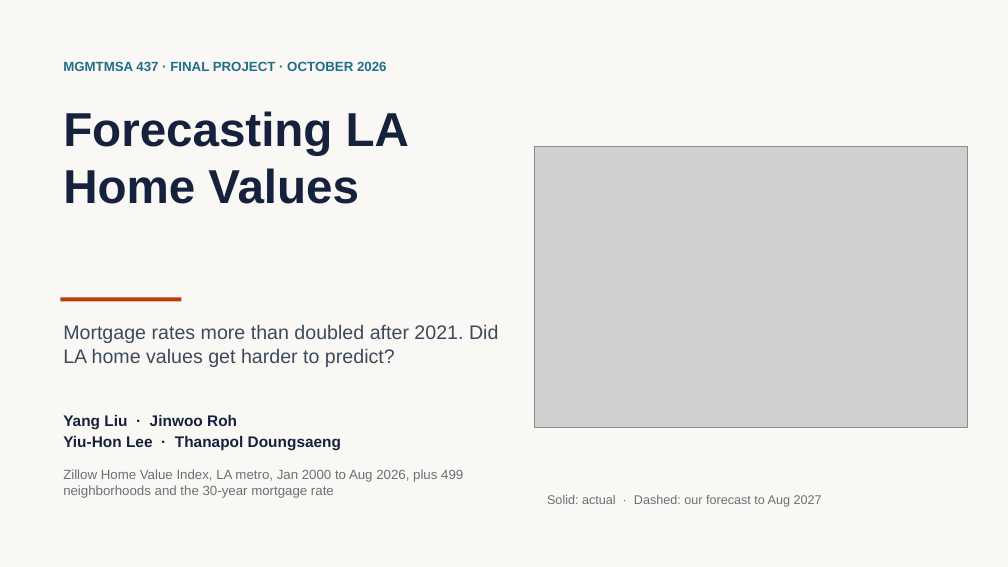
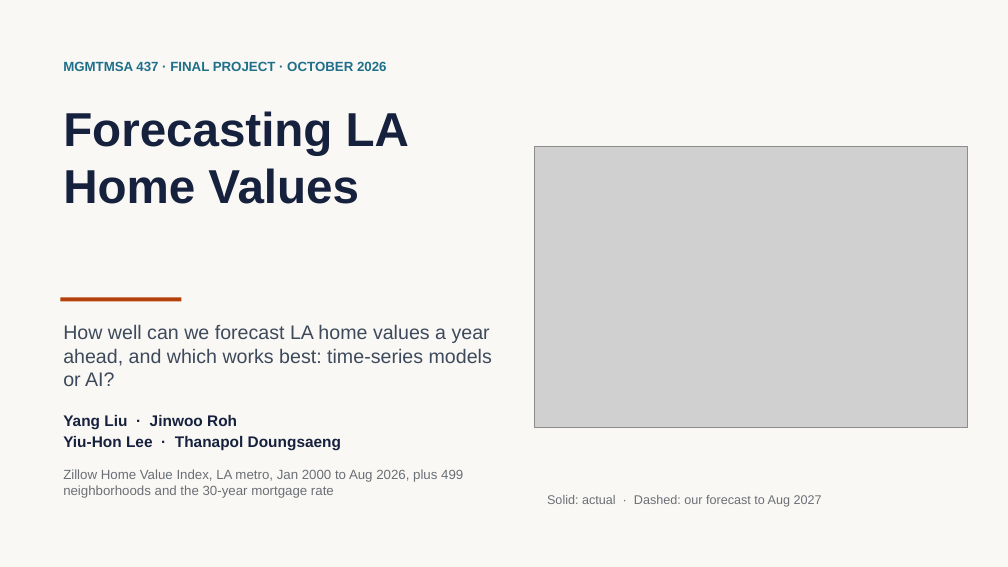
Before and after one commit to neiltd/la-housing-forecast, a slide deck: slide 1 of slides/LA_home_values_slides.pptx. Drawn at 1008x567 pixels with LibreOffice and Linux fonts; fonts in the diff are those of the drawing; grey boxes stand for pictures. Boxes give left, top, right and bottom in pixels: in the first picture for what was removed or moved away, otherwise in the second. Text is boxed around its words. In the diff, an @@ line names an element or a change of style, - is before the commit and + after.

```diff
--- a/slides/LA_home_values_slides.pptx
+++ b/slides/LA_home_values_slides.pptx
@@ text at [63, 324, 492, 386]: text changed @@
-Mortgage rates more than doubled after 2021. Did LA home values get harder to predict?
+How well can we forecast LA home values a year ahead, and which works best: time-series models or AI?
```
Also in this commit, not shown: 3 other slides changed, 6 other files.
